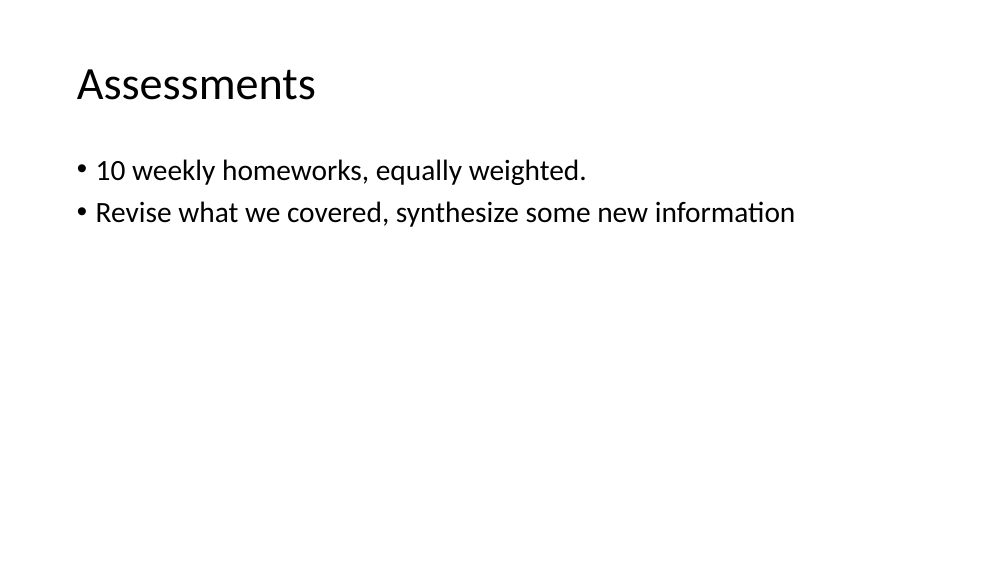
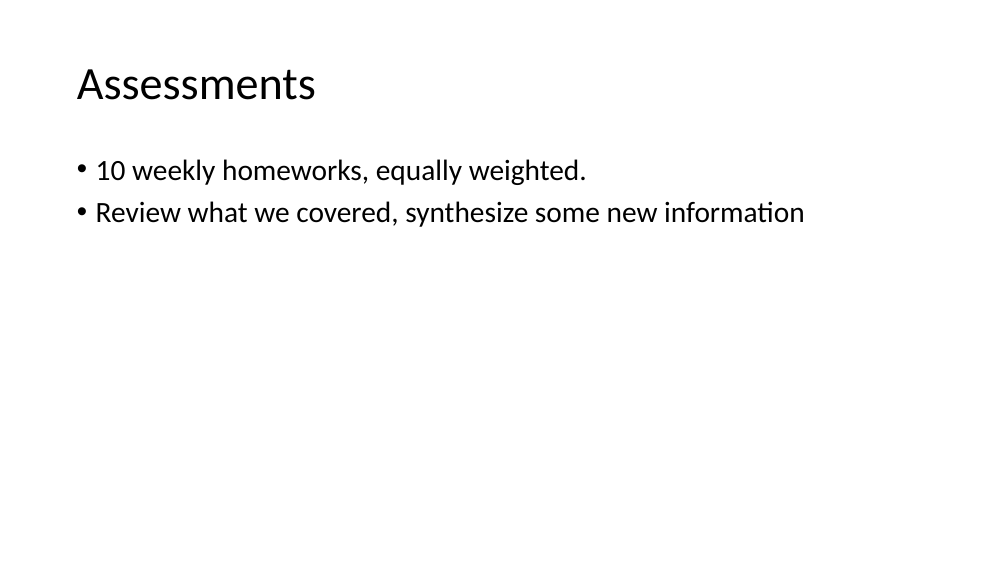
Before and after one commit to ochyzh/POL478, a slide deck: slide 8 of public/materials/01_Introduction.pptx. Drawn at 1008x567 pixels with LibreOffice and Linux fonts; fonts in the diff are those of the drawing. Boxes give left, top, right and bottom in pixels: in the first picture for what was removed or moved away, otherwise in the second. Text is boxed around its words. In the diff, an @@ line names an element or a change of style, - is before the commit and + after.

```diff
--- a/public/materials/01_Introduction.pptx
+++ b/public/materials/01_Introduction.pptx
@@ text at bbox=[96, 201, 805, 227]: text changed @@
-• Revise what we covered, synthesize some new information
+• Review what we covered, synthesize some new information
```
Also in this commit, not shown: 1 other slide changed, 14 other files.
